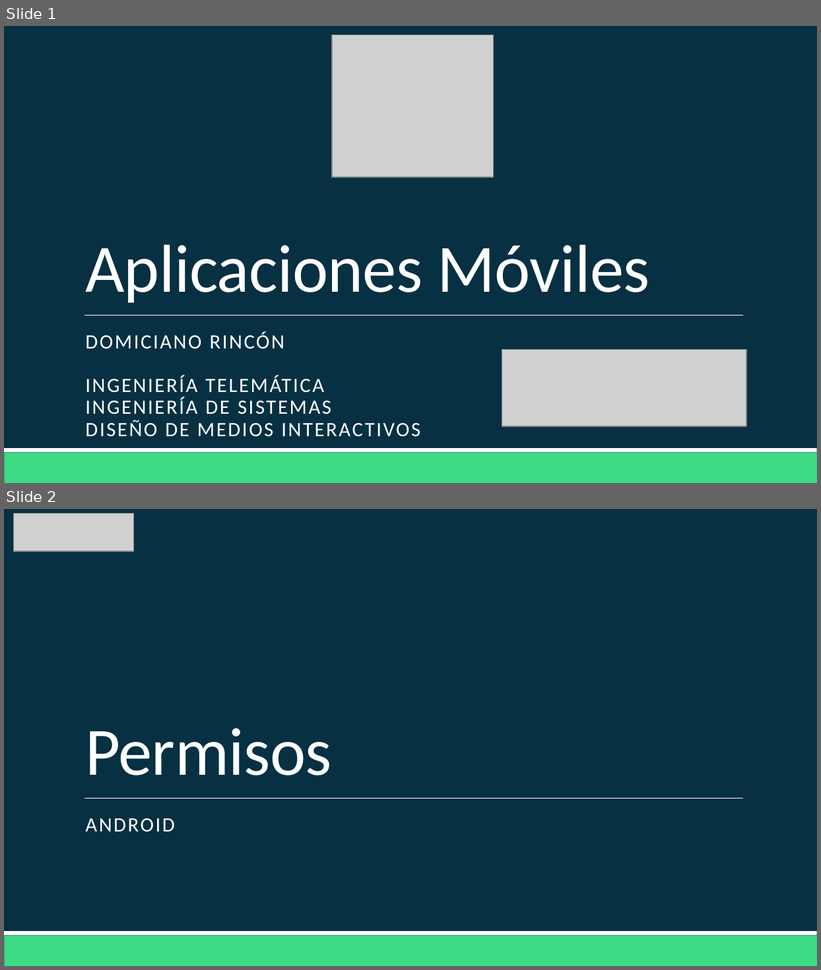
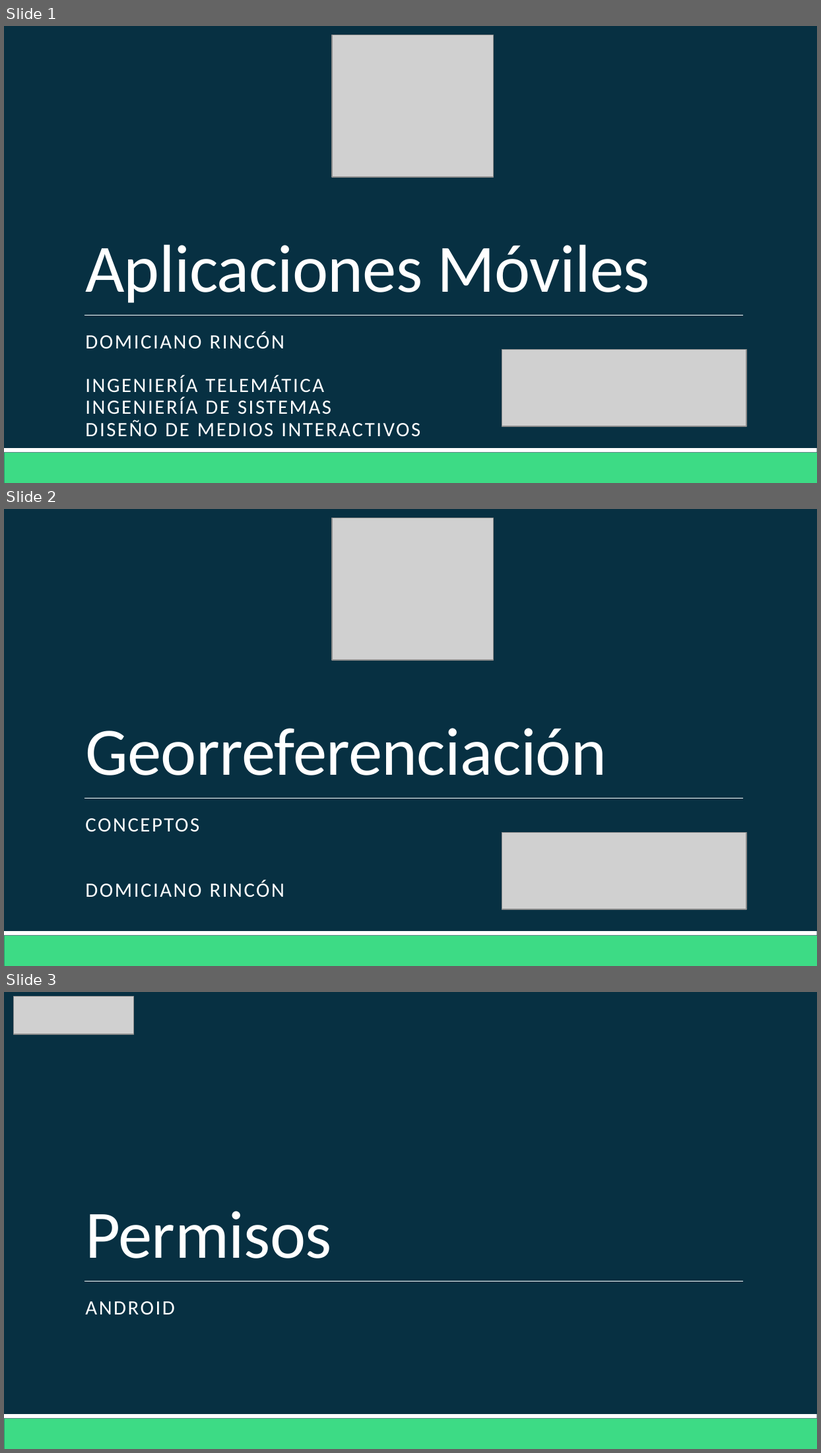
Before and after one commit to Domiciano/AppMoviles201, a slide deck: Clase 8/Clase 8.pptx. Shown one above the other, each under a label of ours: slides 1 and 2 before the commit, slides 1, 2 and 3 after it. The pictures are 821x970 and 821x1453 pixels, drawn with LibreOffice and Linux fonts; fonts in the diff are those of the drawing; grey boxes stand for pictures. Boxes give left, top, right and bottom in pixels: in the first picture for what was removed or moved away, otherwise in the second. Text is boxed around its words. In the diff, an @@ line names an element or a change of style, - is before the commit and + after.

```diff
--- a/Clase 8/Clase 8.pptx
+++ b/Clase 8/Clase 8.pptx
@@ slide 2 added at box(4, 509, 817, 966), background #073042; not listed: 3 template elements that a slide beside it also shows @@
@@ picture added at box(331, 518, 492, 660) @@
@@ title added at box(85, 728, 607, 776), 60 pt, text #FFFFFF @@
+Georreferenciación
@@ subtitle added at box(85, 819, 284, 898), 18 pt, text #FFFFFF @@
+CONCEPTOS
+DOMICIANO RINCÓN
@@ picture added at box(502, 832, 746, 910) @@
@@ what was slide 2 is now slide 3 @@
```
Also in this commit, not shown: 5 other slides added, 1 other file.
